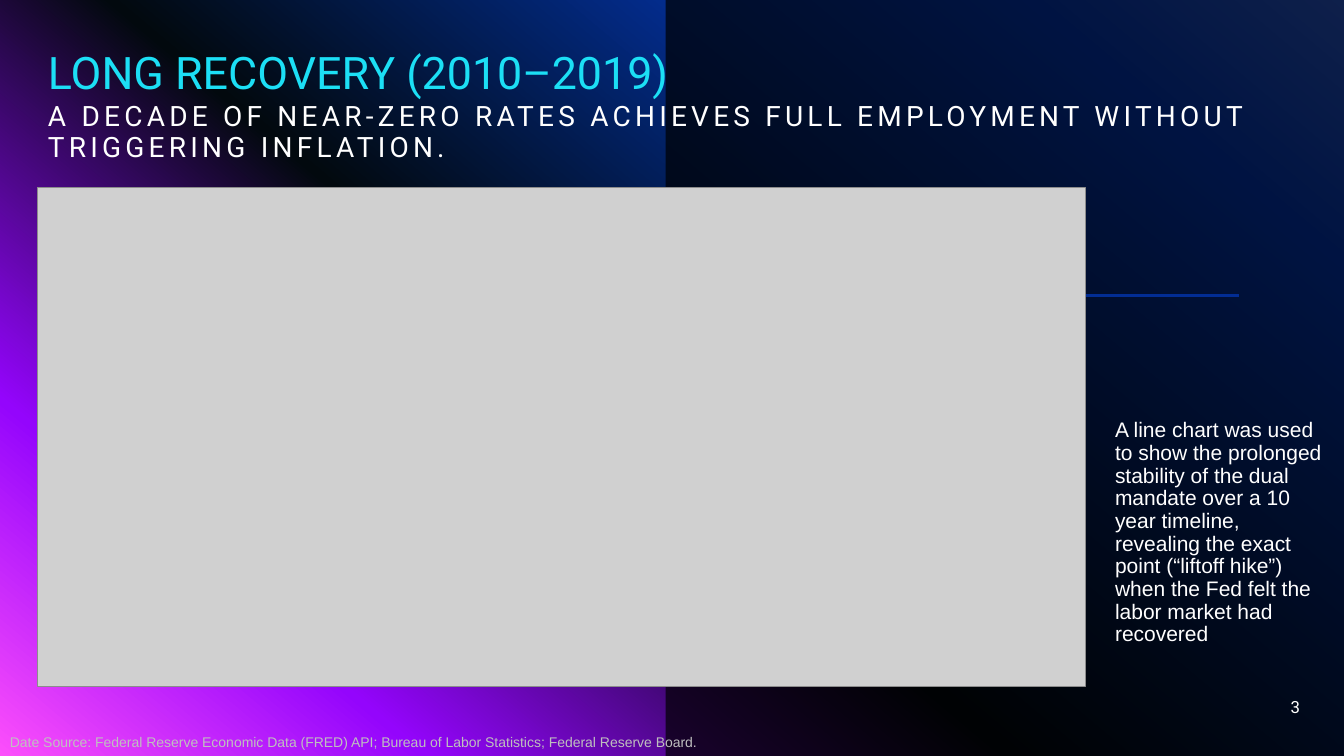
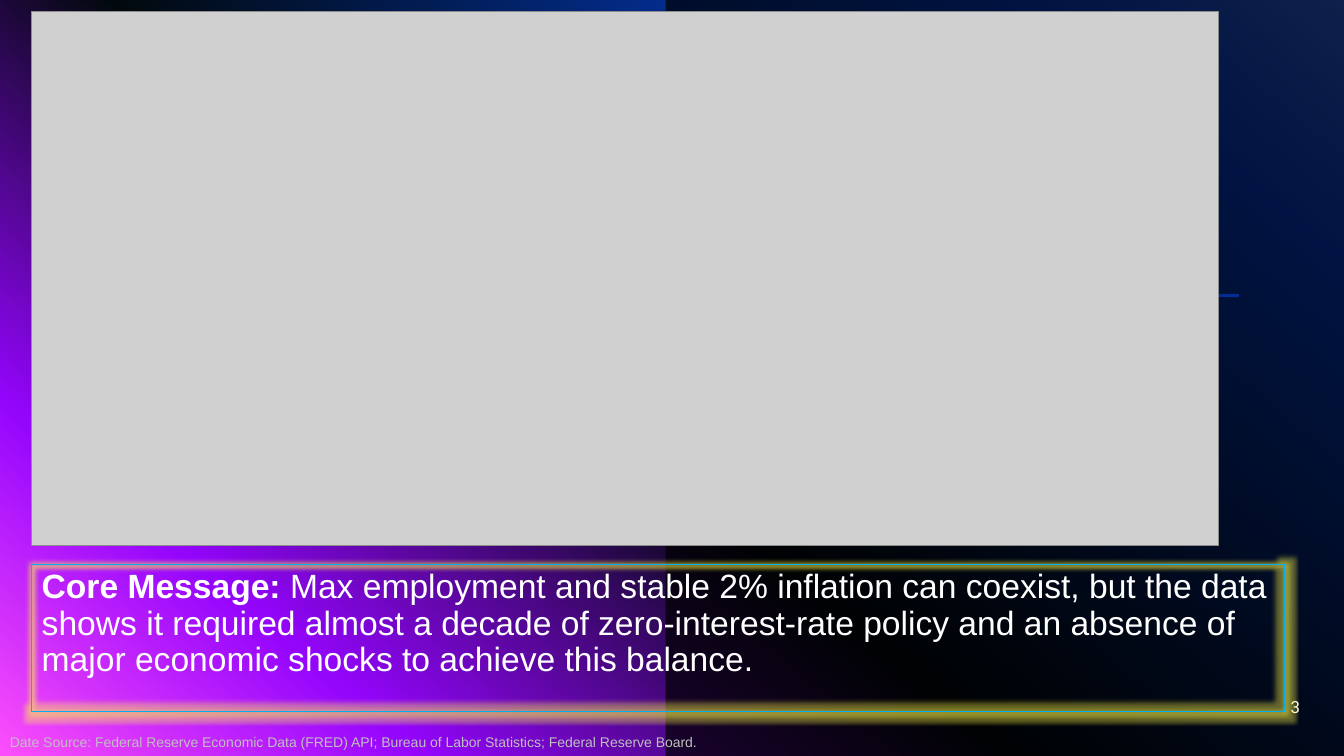
Before and after one commit to meiqing39/DATA-608, a slide deck: slide 3 of Story 2/Story 2 Mei Qi Ng.pptx. Drawn at 1344x756 pixels with LibreOffice and Linux fonts; fonts in the diff are those of the drawing; grey boxes stand for pictures. Boxes give left, top, right and bottom in pixels: in the first picture for what was removed or moved away, otherwise in the second. Text is boxed around its words. In the diff, an @@ line names an element or a change of style, - is before the commit and + after.

```diff
--- a/Story 2/Story 2 Mei Qi Ng.pptx
+++ b/Story 2/Story 2 Mei Qi Ng.pptx
@@ picture added at [32, 11, 1219, 545] @@
@@ title removed at [48, 47, 668, 100] @@
-LONG RECOVERY (2010–2019)
@@ text removed at [48, 106, 66, 126] @@
-A DECADE OF NEAR-ZERO RATES ACHIEVES FULL EMPLOYMENT WITHOUT TRIGGERING INFLATION.
@@ picture removed at [38, 188, 1086, 687] @@
@@ text removed at [1115, 421, 1321, 642] @@
-A line chart was used to show the prolonged stability of the dual mandate over a 10 year timeline, revealing the exact point (“liftoff hike”) when the Fed felt the labor market had recovered
@@ rectangle added at [32, 565, 1286, 711], outline #00B0F0 0.75 pt, 24 pt, text #FFFFFF @@
+Core Message: Max employment and stable 2% inflation can coexist, but the data shows it required almost a decade of zero-interest-rate policy and an absence of major economic shocks to achieve this balance.
```
Also in this commit, not shown: 3 other slides changed, 1 other file.
